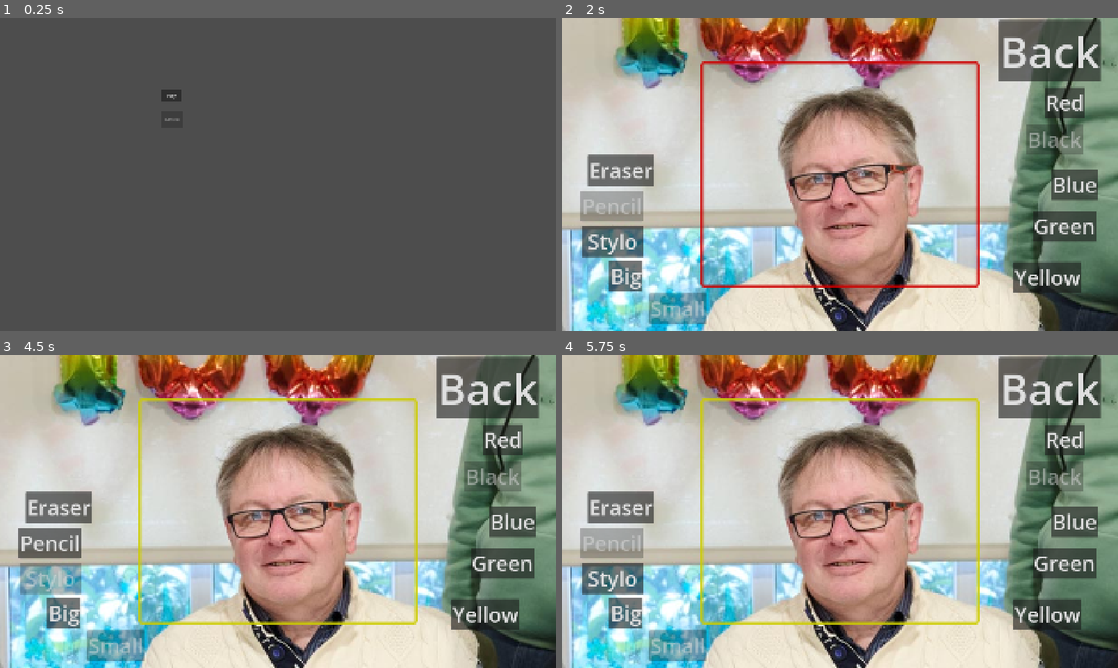
Above: before the commit, frames 1-4 (two rows, left to right).
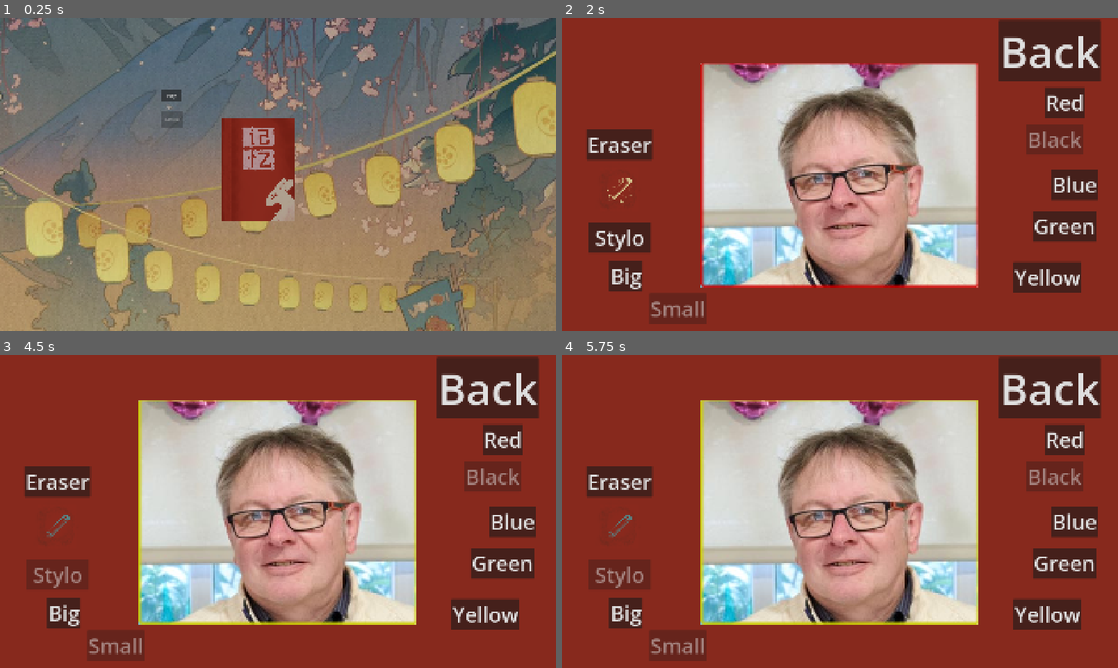
Above: after the commit, the same moments.

Repository: DGoblot/enjam2026
Game: Godot game, scene res://scenes/main_menu.tscn
Same seed, same stepped clock (60 frames per second), same inputs: the game is played once before the commit and once after it.
Inputs (mouse positions are in pixels of both pictures, inside the frame that each line leads up to; where the layout moved, square brackets give the same spot in the first picture):
- Up to frame 1 (0.25 s): no input
- Up to frame 2 (2 s): click "Play" at 0.5 s; click (867, 174) at 1.27 s
- Up to frame 3 (4.5 s): click "Back" at 2 s; click "Screenshot" at 2.75 s; click (305, 511) at 3.52 s; click "Stylo" at 4.25 s
- Up to frame 4 (5.75 s): click (650, 602) [612, 542] at 5 s

The runs differ from the first frame. In frame 1, 90% of the frame differs, in the area x 0-100%, y 0-100%; in frame 2, 61%; in frame 3, 61%; in frame 4, 61%.

Commit message:
start work on UI

Diff:
--- /dev/null
+++ b/scenes/livre.tscn
@@ -0,0 +1,20 @@
+[gd_scene format=3 uid="uid://bcxs1kgaritn3"]
+
+[ext_resource type="Texture2D" uid="uid://cgnx4qndu3xvs" path="res://Images/livre.png" id="1_ka2ey"]
+[ext_resource type="Texture2D" uid="uid://dx4210j1n8f5l" path="res://Images/lapin.png" id="2_8xe1y"]
+[ext_resource type="Texture2D" uid="uid://bynxmtwq575kh" path="res://Images/textre_1.png" id="3_0u3xp"]
+[ext_resource type="Texture2D" uid="uid://mfagm50sk3dv" path="res://Images/textre_2.png" id="4_mbqae"]
+
+[node name="Livre" type="Sprite2D" unique_id=2024997077]
+texture = ExtResource("1_ka2ey")
+
+[node name="Lapin" type="Sprite2D" parent="." unique_id=522561002]
+texture = ExtResource("2_8xe1y")
+
+[node name="Textre1" type="Sprite2D" parent="." unique_id=2039855647]
+position = Vector2(-94, -496)
+texture = ExtResource("3_0u3xp")
+
+[node name="Textre2" type="Sprite2D" parent="." unique_id=559084303]
+position = Vector2(-94, -432)
+texture = ExtResource("4_mbqae")
--- a/scenes/main_menu.tscn
+++ b/scenes/main_menu.tscn
@@ -1,6 +1,8 @@
 [gd_scene format=3 uid="uid://dpgdy2b2q37mn"]
 
 [ext_resource type="Script" uid="uid://be11ooa7upqbr" path="res://scripts/menuScript.gd" id="1_l6cm7"]
+[ext_resource type="Texture2D" uid="uid://c68uc7hu1myhf" path="res://Images/fond_decran_-_Copie.png" id="2_ekxnf"]
+[ext_resource type="PackedScene" uid="uid://bcxs1kgaritn3" path="res://scenes/livre.tscn" id="3_wu84c"]
 
 [node name="MainMenu" type="Control" unique_id=92239897]
 layout_mode = 3
@@ -10,6 +12,11 @@
 grow_horizontal = 2
 grow_vertical = 2
 script = ExtResource("1_l6cm7")
+
+[node name="Background" type="Sprite2D" parent="." unique_id=1647885812]
+position = Vector2(967.00006, 431)
+scale = Vector2(0.5532258, 0.5532258)
+texture = ExtResource("2_ekxnf")
 
 [node name="Button" type="Control" parent="." unique_id=1686626233]
 anchors_preset = 0
@@ -34,3 +41,7 @@
 offset_bottom = 378.0
 disabled = true
 text = "Album"
+
+[node name="Livre" parent="Button" unique_id=2024997077 instance=ExtResource("3_wu84c")]
+position = Vector2(889, 524)
+scale = Vector2(0.10221773, 0.10221773)
--- a/scenes/zoom_area.tscn
+++ b/scenes/zoom_area.tscn
@@ -3,6 +3,9 @@
 [ext_resource type="Script" uid="uid://bdenoqw3rwd5j" path="res://scripts/zoom_area.gd" id="1_m16hi"]
 [ext_resource type="Script" uid="uid://cd05lv782veq8" path="res://scripts/drawzone.gd" id="1_oy7pb"]
 [ext_resource type="Theme" uid="uid://cy3jqrigehjwu" path="res://shaders/clickable_area_theme.tres" id="1_ve84m"]
+[ext_resource type="Texture2D" uid="uid://dnsv7ahfi4l7e" path="res://Images/crayon1.png" id="4_5vvbq"]
+[ext_resource type="Texture2D" uid="uid://bmcqfqkervqf4" path="res://Images/crayon.png" id="5_gjvg7"]
+[ext_resource type="Script" uid="uid://k6f0xbtpuhy2" path="res://scripts/button_mipmap.gd" id="6_6h3cl"]
 
 [node name="ZoomArea" type="Control" unique_id=1688144259]
 layout_mode = 3
@@ -61,6 +64,36 @@
 grow_vertical = 2
 mouse_filter = 2
 
+[node name="ColorRect" type="ColorRect" parent="UI" unique_id=1890058855]
+layout_mode = 0
+offset_top = -68.0
+offset_right = 1900.0
+offset_bottom = 154.0
+color = Color(0.5294118, 0.16078432, 0.11372549, 1)
+
+[node name="ColorRect2" type="ColorRect" parent="UI" unique_id=85034554]
+layout_mode = 0
+offset_left = -99.0
+offset_top = -68.0
+offset_right = 480.0
+offset_bottom = 1201.0
+color = Color(0.5294118, 0.16078432, 0.11372549, 1)
+
+[node name="ColorRect3" type="ColorRect" parent="UI" unique_id=1795493892]
+layout_mode = 0
+offset_left = 1437.0
+offset_top = -68.0
+offset_right = 2090.0
+offset_bottom = 1201.0
+color = Color(0.5294118, 0.16078432, 0.11372549, 1)
+
+[node name="ColorRect4" type="ColorRect" parent="UI" unique_id=1416586471]
+layout_mode = 0
+offset_top = 928.0
+offset_right = 1560.0
+offset_bottom = 1201.0
+color = Color(0.5294118, 0.16078432, 0.11372549, 1)
+
 [node name="ButtonDezoom" type="Button" parent="UI" unique_id=157676605]
 unique_name_in_owner = true
 layout_mode = 0
@@ -76,24 +109,28 @@
 offset_right = 40.0
 offset_bottom = 40.0
 
-[node name="ButtonPencil" type="Button" parent="UI/Buttons" unique_id=1831067540]
-unique_name_in_owner = true
-layout_mode = 0
-offset_left = 65.0
-offset_top = 596.0
-offset_right = 280.0
-offset_bottom = 703.0
-theme_override_font_sizes/font_size = 72
-toggle_mode = true
-text = "Pencil"
+[node name="ButtonPencil" type="TextureButton" parent="UI/Buttons" unique_id=698854371]
+unique_name_in_owner = true
+layout_mode = 0
+offset_left = -175.0
+offset_top = 473.0
+offset_right = 806.0
+offset_bottom = 1226.0
+toggle_mode = true
+texture_normal = ExtResource("4_5vvbq")
+texture_pressed = ExtResource("5_gjvg7")
+texture_disabled = ExtResource("5_gjvg7")
+ignore_texture_size = true
+stretch_mode = 0
+script = ExtResource("6_6h3cl")
 
 [node name="ButtonStylo" type="Button" parent="UI/Buttons" unique_id=1880062393]
 unique_name_in_owner = true
 layout_mode = 0
-offset_left = 67.0
-offset_top = 718.0
-offset_right = 282.0
-offset_bottom = 825.0
+offset_left = 92.0
+offset_top = 705.0
+offset_right = 307.0
+offset_bottom = 812.0
 theme_override_font_sizes/font_size = 72
 toggle_mode = true
 text = "Stylo
@@ -102,10 +139,10 @@
 [node name="ButtonEraser" type="Button" parent="UI/Buttons" unique_id=584980790]
 unique_name_in_owner = true
 layout_mode = 0
-offset_left = 89.0
-offset_top = 473.0
-offset_right = 304.0
-offset_bottom = 580.0
+offset_left = 84.0
+offset_top = 384.0
+offset_right = 313.0
+offset_bottom = 491.0
 theme_override_font_sizes/font_size = 72
 text = "Eraser"
 
--- /dev/null
+++ b/scripts/button_mipmap.gd
@@ -0,0 +1,17 @@
+extends TextureButton
+
+var bitmap: BitMap
+var image: Image
+
+# Called when the node enters the scene tree for the first time.
+func _ready() -> void:
+	#region bitmap handling
+	bitmap = BitMap.new()
+	image = texture_normal.get_image()
+	if image.is_compressed():
+		image.decompress()
+	if flip_h: image.flip_x()
+	if flip_v: image.flip_y()
+	bitmap.create_from_image_alpha(image)
+	texture_click_mask = bitmap
+	#endregion
--- a/scripts/zoom_area.gd
+++ b/scripts/zoom_area.gd
@@ -36,16 +36,11 @@
 	draw_zone.active = true
 
 func dezoom() -> void:
-	print("ok")
-	draw_zone.active = false
 	if tween:
 		if tween.is_running(): return
 		tween.kill()
 	tween = get_tree().create_tween()
-
-	print("what ?")
-
+	draw_zone.active = false
+	ui.hide()
 	tween.tween_property(camera, "position", screen_size / 2, 0.5)
 	tween.set_parallel().tween_property(camera, "zoom", Vector2(1, 1), 0.5)
-	await tween.finished
-	ui.hide()
Binary file added: Images/crayon.png
Not shown, added: Images/crayon.png.import
Binary file added: Images/crayon1.png
Not shown, added: Images/crayon1.png.import
Binary file added: Images/dissier_-_Copie.png
Not shown, added: Images/dissier_-_Copie.png.import
Binary file added: Images/dissier_fermer.png
Not shown, added: Images/dissier_fermer.png.import
Binary file added: Images/fond_decran_-_Copie.png
Not shown, added: Images/fond_decran_-_Copie.png.import
Binary file added: Images/lapin.png
Not shown, added: Images/lapin.png.import
(and 11 more such lines)
